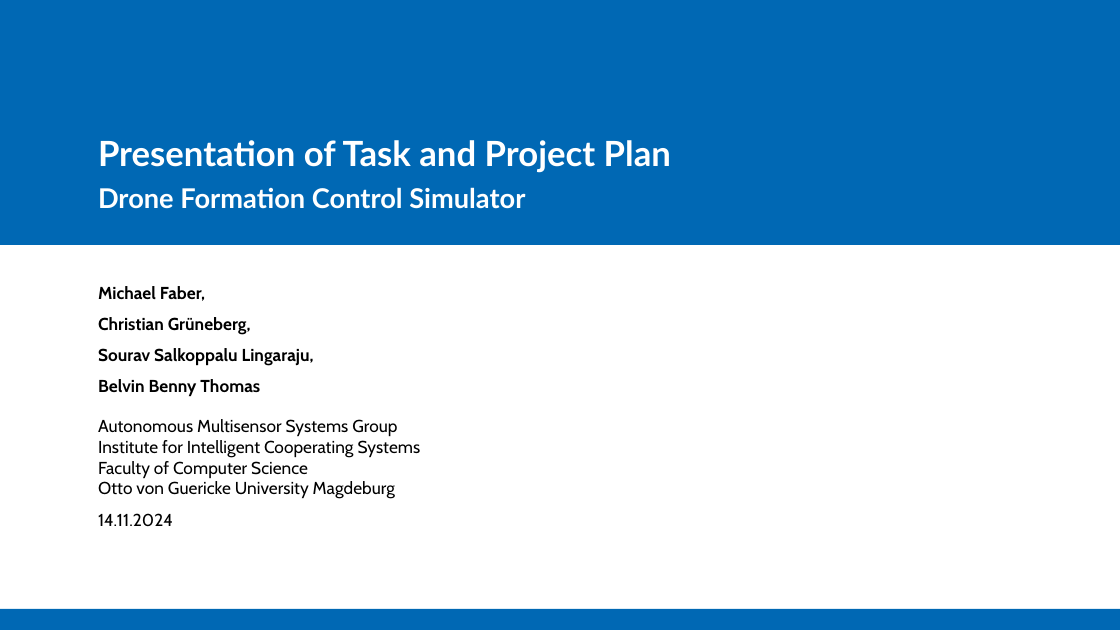
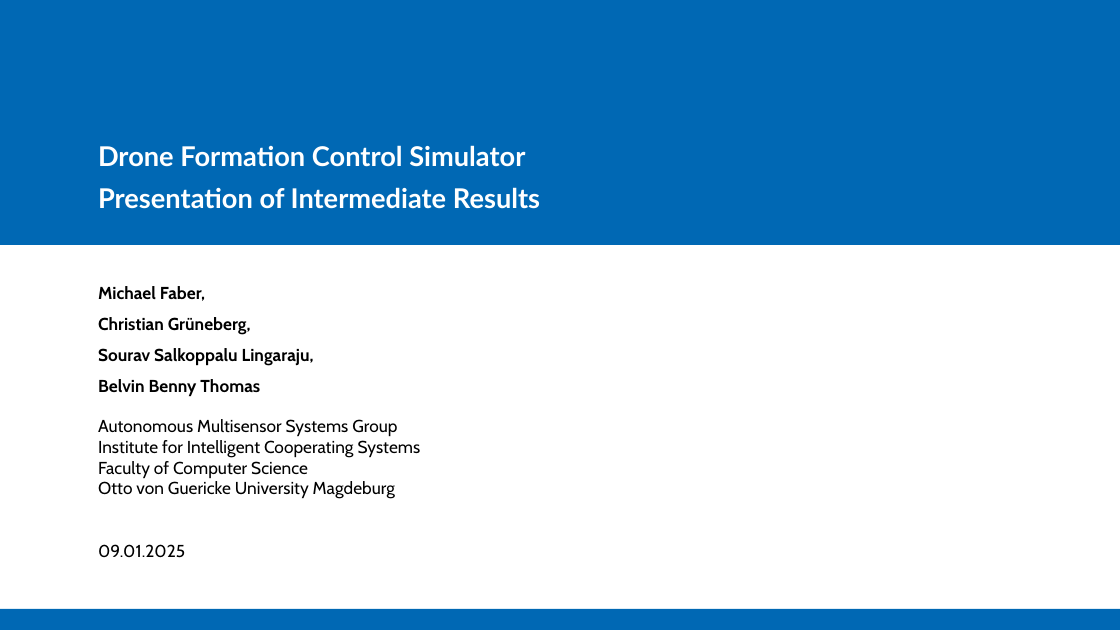
Before and after one commit to Belvin7/Drone_Project_personal-, a slide deck: slide 1 of AMS_Project_Plan.odp. Drawn at 1120x630 pixels with LibreOffice and Linux fonts; fonts in the diff are those of the drawing; background and template pictures are left out. Boxes give left, top, right and bottom in pixels: in the first picture for what was removed or moved away, otherwise in the second. Text is boxed around its words. In the diff, an @@ line names an element or a change of style, - is before the commit and + after.

```diff
--- a/AMS_Project_Plan.odp
+++ b/AMS_Project_Plan.odp
@@ title "Drone Formation Control Simulator": place and size @@
-title "Drone Formation Control Simulator" at [98,187,525,209]
+title "Drone Formation Control Simulator" at [98,145,525,167]
@@ title "Drone Formation Control Simulator" at [98,145,525,167]: less space between paragraphs @@
@@ title removed at [98,140,671,173] @@
-Presentation of Task and Project Plan
@@ subtitle added at [98,187,540,209], 17.5 pt, text #FFFFFF, bold @@
+Presentation of Intermediate Results
@@ text removed at [98,513,173,527] @@
-14.11.2024
@@ text added at [98,544,185,558], 11.1 pt, text #000000 @@
+09.01.2025
```
Also in this commit, not shown: 1 other slide changed, 12 slides added, 4 slides removed.
